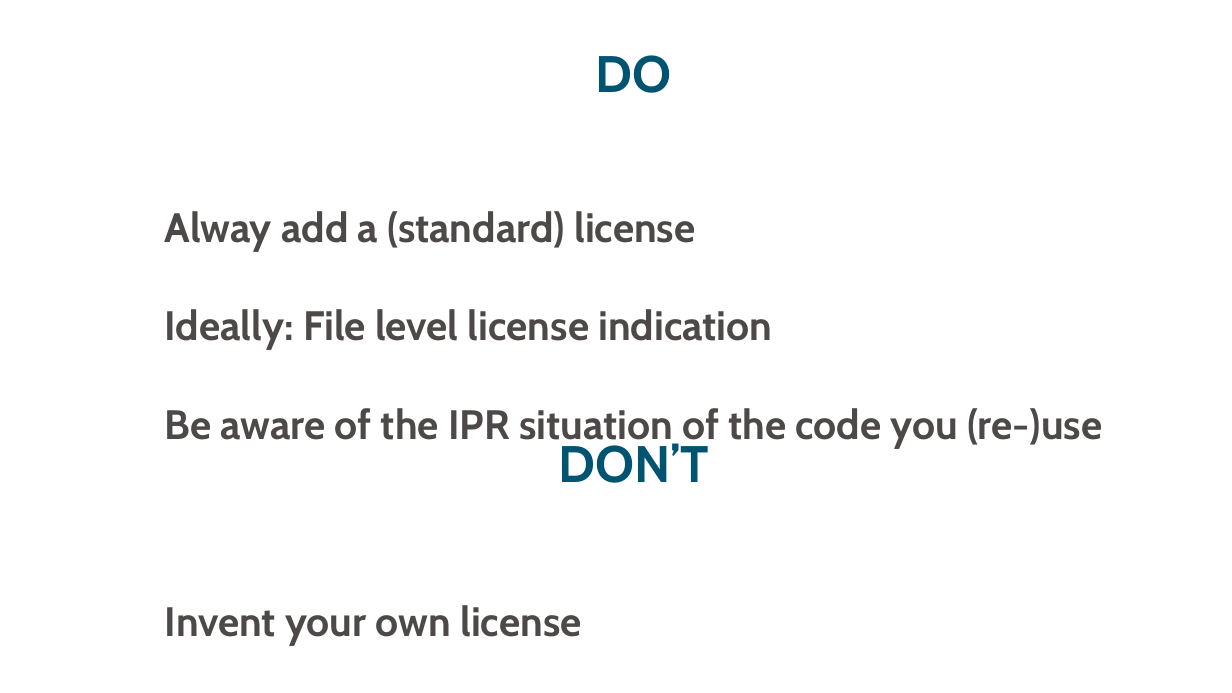
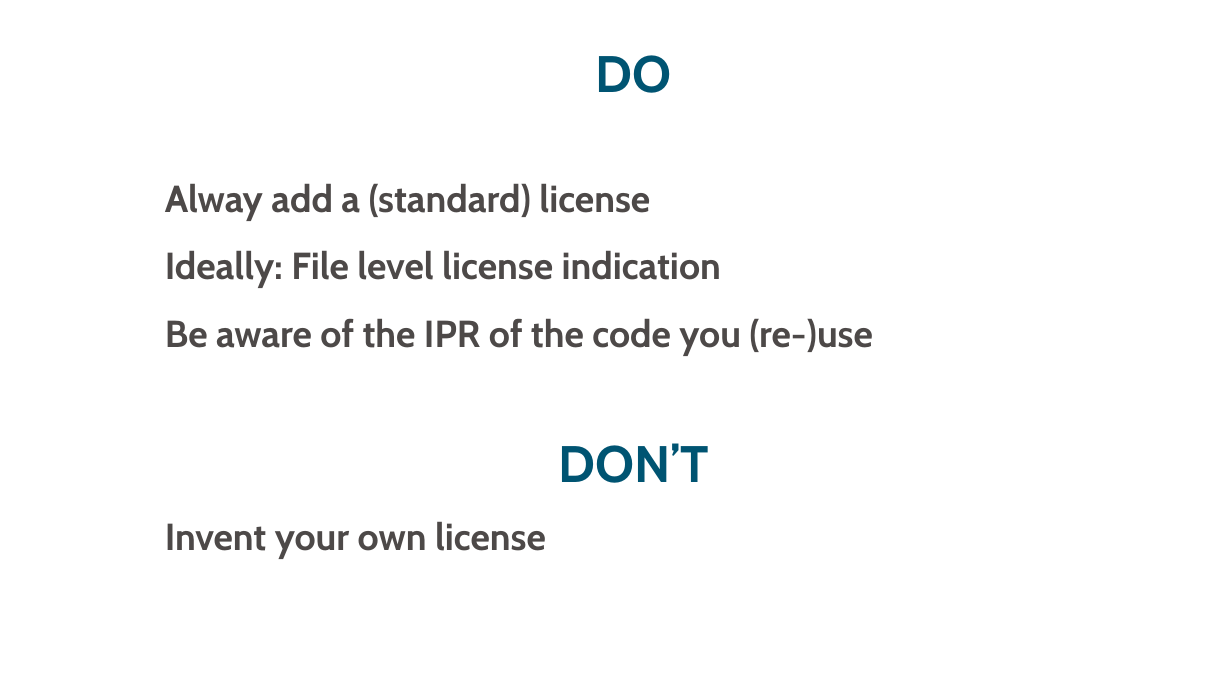
Before and after one commit to ELIXIR-Norway-Training/DMP-writing-workshop, a slide deck: slide 38 of 06_Licensing.odp (slide 69 before the commit). Drawn at 1232x693 pixels with LibreOffice and Linux fonts; fonts in the diff are those of the drawing. Boxes give left, top, right and bottom in pixels: in the first picture for what was removed or moved away, otherwise in the second. Text is boxed around its words. In the diff, an @@ line names an element or a change of style, - is before the commit and + after.

```diff
--- a/06_Licensing.odp
+++ b/06_Licensing.odp
@@ text at (x1=165, y1=183, x2=721, y2=559): size 24 to 22 pt in "Alway add a (standard) license", "Ideally: File level license indication", "Invent your own license"; line spacing 2 to 1.5 @@
@@ text at (x1=165, y1=318, x2=873, y2=356): text changed; size 24 to 22 pt @@
-Be aware of the IPR situation of the code you (re-)use
+Be aware of the IPR of the code you (re-)use
```
Also in this commit, not shown: 8 other slides changed, 33 slides removed, 1 other file.
